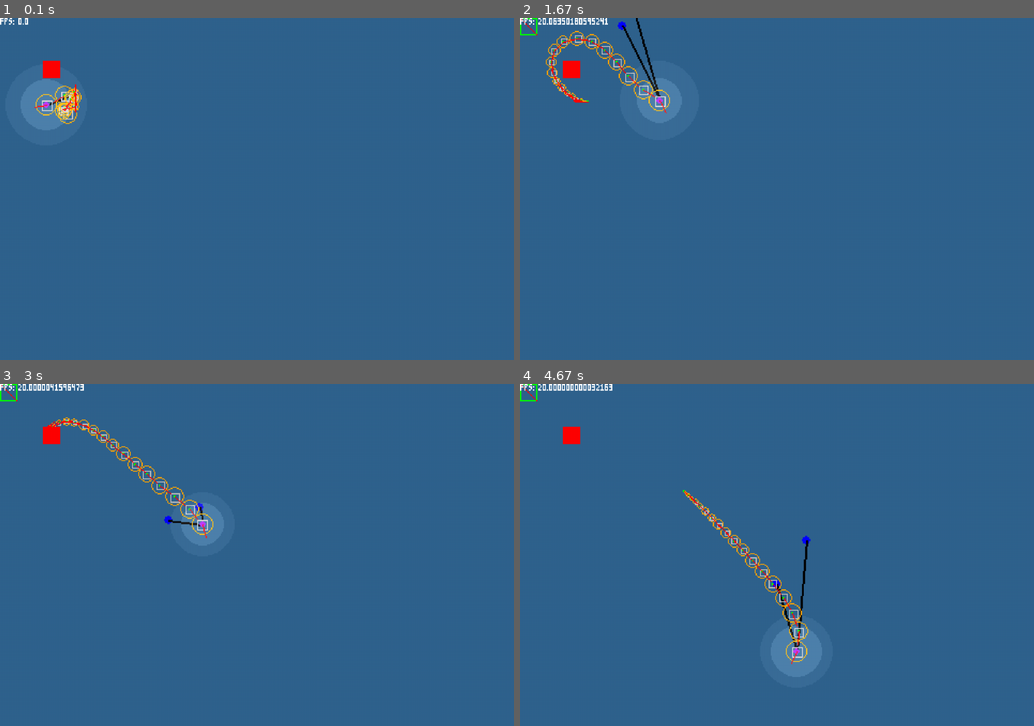
Above: before the commit, frames 1-4 (two rows, left to right).
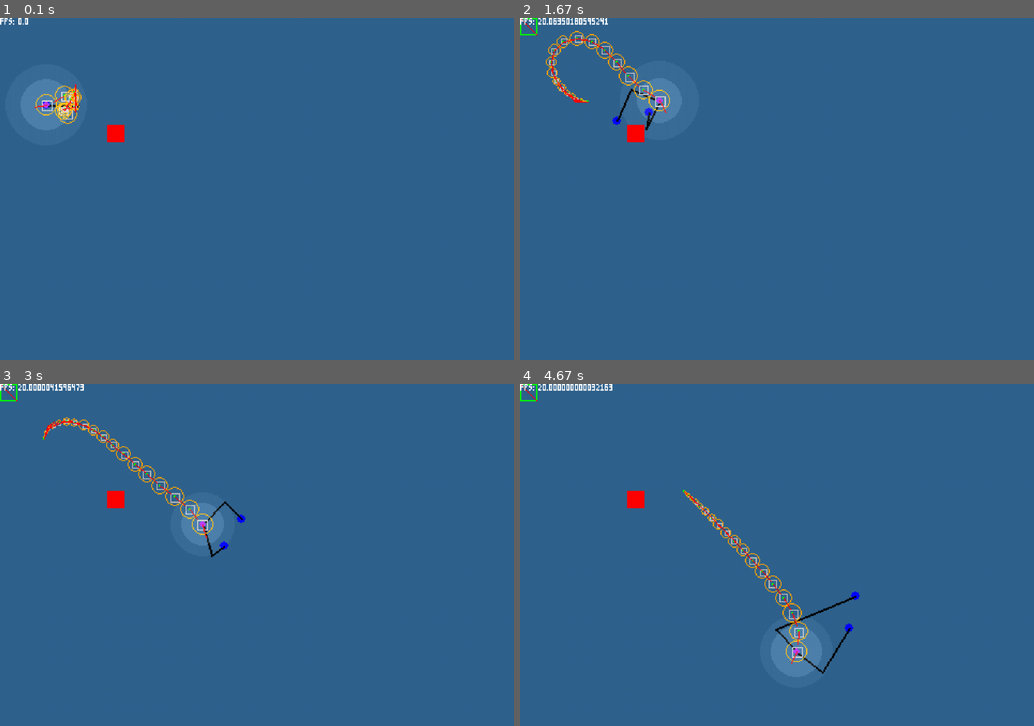
Above: after the commit, the same moments.

Repository: towella/testing-procedural-animation
Game: pygame game, started from code/main.py
Two runs of this game, one before a commit and one after it. Both use one fixed random seed, a clock stepped at 60 frames per second and the inputs below.
Inputs (mouse positions are in pixels of both pictures, inside the frame that each line leads up to):
- Up to frame 1 (0.1 s): no input
- Up to frame 2 (1.67 s): click (777, 189) at 0.38 s; tap Z at 0.73, 1.03 s; click (653, 192) at 0.75 s; tap X at 0.82 s; click (643, 62) at 1.23 s; click (653, 120) at 1.57 s
- Up to frame 3 (3 s): click (257, 596) at 1.9 s; click (185, 483) at 2.23 s; click (436, 643) at 2.57 s; click (87, 589) at 2.9 s
- Up to frame 4 (4.67 s): click (895, 469) at 3.23 s; click (653, 616) at 3.57 s; click (962, 633) at 3.9 s; click (622, 681) at 4.23 s

The runs differ from the first frame. In frame 1, 0.4% of the frame differs, in the area x 8-25%, y 12-37%; in frame 2, 0.8%; in frame 3, 0.6%; in frame 4, 0.9%, in the area x 8-67%, y 12-85%.

Commit message:
New Abstraction, New Lerp and Leg Fixes
- New lerp for feet that always reaches desired target in given time no matter distance (uses percentages of distance over time)
- Added abstraction (player init body, lerp funcs into support)
- Further abstraction. Leg is now its own class, referenced by body segment class, referenced by player class.
- Fixed left leg elbow in leg class. It now rotates the correct direction with down elbow inverse kinematics rather than up elbow.

Diff:
--- a/code/level.py
+++ b/code/level.py
@@ -41,7 +41,7 @@
         self.tile = pygame.sprite.Group()
         image = pygame.Surface((tile_size, tile_size))
         image.fill("red")
-        self.tile.add(CollideableTile((40, 40), (tile_size, tile_size), 0, image))
+        self.tile.add(CollideableTile((100, 100), (tile_size, tile_size), 0, image))
 
         # - get level data -
         '''tmx_data = load_pygame(resource_path(level_data))  # tile map file
--- a/code/lighting.py
+++ b/code/lighting.py
@@ -1,7 +1,7 @@
 import pygame
 from math import sin
 from random import randint
-from support import circle_surf, pos_for_center, raycast, get_rect_corners, get_angle, get_distance
+from support import circle_surf, pos_for_center, get_rect_corners, get_angle, get_distance
 
 
 class Light:
--- a/code/player.py
+++ b/code/player.py
@@ -1,7 +1,7 @@
 import pygame, math
 from game_data import tile_size, controller_map
 from lighting import Light
-from support import get_angle, get_distance
+from support import get_angle, get_distance, lerp2D
 
 
 # SET UP FOR PLATFORMER SINCE PLATFORMERS ARE HARDER TO CREATE A PLAYER FOR
@@ -16,15 +16,7 @@
         self.seg_spacing = segment_spacing
         self.max_seg_speed = 5
         self.max_flex = 30
-        self.points = []
-        self.points.append(Body_Segment(self.surface, spawn, self.seg_spacing, self.max_flex, self.max_seg_speed, True))
-        for i in range(segments - 1):
-            segment_spacing -= 1  # TODO TEST REMOVE (dynamically change spacing and circle size of segs)
-            if segment_spacing < 1:  # TODO TEST REMOVE
-                segment_spacing = 1  # TODO TEST REMOVE
-            self.points.append(Body_Segment(self.surface, spawn, segment_spacing, self.max_flex, self.max_seg_speed, False, self.points[i]))
-            self.points[i].set_child(self.points[i + 1])  # max i is length of points - 1 (head is added before loop)
-            # therefore child of last point (i) is i + 1
+        self.points = self.create_body(spawn, segments, segment_spacing)
         self.head = self.points[0]
 
         self.light_distance = 40
@@ -39,6 +31,23 @@
         self.collision_tolerance = tile_size
         self.corner_correction = 8  # tolerance for correcting player on edges of tiles (essentially rounded corners)
         self.vertical_corner_correction_boost = 4
+
+# -- initialisation --
+
+    # initialises the body
+    def create_body(self, spawn, segments, segment_spacing):
+        body_points = []
+
+        body_points.append(Body_Segment(self.surface, spawn, self.seg_spacing, self.max_flex, self.max_seg_speed, True))
+        for i in range(segments - 1):
+            segment_spacing -= 1  # TODO TEST REMOVE (dynamically change spacing and circle size of segs)
+            if segment_spacing < 1:  # TODO TEST REMOVE
+                segment_spacing = 1  # TODO TEST REMOVE
+            body_points.append(Body_Segment(self.surface, spawn, segment_spacing, self.max_flex, self.max_seg_speed, False, body_points[i]))
+            body_points[i].set_child(body_points[i + 1])  # max i is length of points - 1 (head is added before loop)
+            # therefore child of last point (i) is i + 1
+
+        return body_points
 
 # -- checks --
 
@@ -90,15 +99,7 @@
     def player_respawn(self, spawn):
         self.rect.x, self.rect.y = spawn.x, spawn.y  # set position to respawn point
         self.sync_hitbox()
-        if spawn.player_facing == 'right':
-            self.facing_right = 1
-        else:
-            self.facing_right = -1
         self.direction = pygame.math.Vector2(0, 0)  # reset movement
-        self.dashing = False  # end any dashes on respawn
-        self.dash_timer = self.dash_max  # prevent dash immediately on reset
-        self.crouching = False  # end any crouching on respawn
-        self.jumping = False  # end any jumps on respawn
         self.respawn = False
 
 # -- movement methods --
@@ -337,20 +338,8 @@
 
         # legs
         self.has_legs = legs
-        # TODO should these be intialised with a point??
-        self.lfoot = None
-        self.rfoot = None
-        self.lfoot_target = None
-        self.rfoot_target = None
-        self.rfoot_move = False
-        self.lfoot_move = False
-        if self.has_legs:
-            # TODO testing make better later
-            self.lfoot = [self.pos[0], self.pos[1]]
-            self.rfoot = [self.pos[0], self.pos[1]]
-
-        self.max_leg_distance = 60  # maximum amount of frames legs will stay still when moving TODO make input param
-        self.leg_distances = [0, 0]
+        self.legs = [Leg(self.surface, self.pos, 1, True, True),
+                     Leg(self.surface, self.pos, 1, False, False)]
 
         # segment values
         self.seg_spacing = segment_spacing
@@ -413,80 +402,6 @@
         self.direction.x += math.sin(angle) * displacement
         self.direction.y += math.cos(angle) * displacement
 
-    # --- LEGS ---
-
-    # TODO OPTIMISE ESPECIALLY USE OF TRIG
-    def calculate_legs(self):
-        rotation = math.radians(self.rot)
-        relative_angle = 50  # TODO make param
-        left_angle = math.radians(self.rot + relative_angle)
-        right_angle = math.radians(self.rot - relative_angle)
-
-        x_displace = 20  # TODO make param
-        y_displace = 40  # TODO make param
-        y_displace = (math.sin(rotation) * y_displace, math.cos(rotation) * y_displace)
-
-        lerp = 5  # TODO make param
-        lerp_tolerance = lerp  # TODO make param
-
-        # -- Calculate foot target if not moving foot --
-        if not self.lfoot_move:
-            self.lfoot_target = [self.pos[0] + math.sin(left_angle) * x_displace + y_displace[0],
-                                 self.pos[1] + math.cos(left_angle) * x_displace + y_displace[1]]
-        if not self.rfoot_move:
-            self.rfoot_target = [self.pos[0] + math.sin(right_angle) * x_displace + y_displace[0],
-                                 self.pos[1] + math.cos(right_angle) * x_displace + y_displace[1]]
-
-            # -- Move Feet --
-        # TODO change lerp algorithm (slow>fast not fast>slow)
-        if self.leg_distances[0] > self.max_leg_distance or self.lfoot_move:
-            self.leg_distances[0] = 0
-            self.lfoot_move = True
-            self.lfoot[0] += (self.lfoot_target[0] - self.lfoot[0]) // lerp
-            self.lfoot[1] += (self.lfoot_target[1] - self.lfoot[1]) // lerp
-            if abs(self.lfoot_target[0] - self.lfoot[0]) <= lerp_tolerance:
-                self.lfoot_move = False
-
-        if self.leg_distances[1] > self.max_leg_distance or self.rfoot_move:
-            self.leg_distances[1] = 0
-            self.rfoot_move = True
-            self.rfoot[0] += (self.rfoot_target[0] - self.rfoot[0]) // lerp
-            self.rfoot[1] += (self.rfoot_target[1] - self.rfoot[1]) // lerp
-            # stop move if foot is at target (within tollerance range)
-            if abs(self.rfoot_target[0] - self.rfoot[0]) <= lerp_tolerance:
-                self.rfoot_move = False
-
-
-    def draw_legs(self):
-        # TODO name variables better and optimise
-        leg_seg_length = self.max_leg_distance // 2
-        # -- right leg --
-        b = get_distance(self.pos, self.rfoot)
-        law_cosines = (leg_seg_length**2 + b**2 - leg_seg_length**2) / (2 * leg_seg_length * b)
-        if law_cosines > 1:
-            law_cosines = 1
-        elif law_cosines < -1:
-            law_cosines = -1
-        angle = math.acos(law_cosines) + math.radians(get_angle(self.pos, self.rfoot))
-        # find elbow
-        elbow = [self.pos[0] + math.sin(angle) * leg_seg_length, self.pos[1] + math.cos(angle) * leg_seg_length]
-        # render
-        pygame.draw.line(self.surface, 'black', self.pos, elbow, 2)
-        pygame.draw.line(self.surface, 'black', elbow, self.rfoot, 2)
-
-        # -- left leg --
-        b = get_distance(self.pos, self.lfoot)
-        law_cosines = (leg_seg_length ** 2 + b ** 2 - leg_seg_length ** 2) / (2 * leg_seg_length * b)
-        if law_cosines > 1:
-            law_cosines = 1
-        elif law_cosines < -1:
-            law_cosines = -1
-        angle = math.acos(law_cosines) + math.radians(get_angle(self.pos, self.lfoot))
-        # find elbow
-        elbow = [self.pos[0] + math.sin(angle) * leg_seg_length, self.pos[1] - math.cos(angle) * leg_seg_length]
-        # render
-        pygame.draw.line(self.surface, 'black', self.pos, elbow, 2)
-        pygame.draw.line(self.surface, 'black', elbow, self.lfoot, 2)
 
     # --- COLLISIONS ---
 
@@ -624,37 +539,153 @@
         self.pos[0] += self.direction.x
         self.pos[1] += self.direction.y
 
-        distance = math.sqrt(self.direction.x**2 + self.direction.y**2)
-        self.leg_distances[0] += distance
-        self.leg_distances[1] += distance
-
         # TODO try syncing code first before collisions
         self.hitbox.center = self.pos  # sync hitbox after pos moved
-        '''self.collision_x(tiles)
-        self.collision_y(tiles)'''
-
+        #self.collision_x(tiles)
+        #self.collision_y(tiles)
+
+        # -- update legs --
+        distance = math.sqrt(self.direction.x ** 2 + self.direction.y ** 2)
         if self.has_legs:
-            self.calculate_legs()
+            for leg in self.legs:
+                leg.update(self.pos, self.rot, distance)
 
     def draw(self):
-        # feet
+        # -- feet --
         if self.has_legs:
-            pygame.draw.circle(self.surface, 'blue', self.lfoot, 4)
-            pygame.draw.circle(self.surface, 'blue', self.rfoot, 4)
-
-            # TODO test
-            pygame.draw.line(self.surface, 'black', self.pos, self.lfoot, 2)
-            pygame.draw.line(self.surface, 'black', self.pos, self.rfoot, 2)
-            #self.draw_legs()
-
+            for leg in self.legs:
+                leg.draw()
+
+        # -- body --
         if self.head:
             pygame.draw.circle(self.surface, 'purple', self.pos, 3)
         else:
             pygame.draw.circle(self.surface, 'green', self.pos, 1)
         pygame.draw.circle(self.surface, 'orange', self.pos, self.radius, 1)
-        pygame.draw.rect(self.surface, 'grey', self.hitbox, 1)
-        # TODO debug self.rot
+
+        pygame.draw.rect(self.surface, 'grey', self.hitbox, 1)  # TODO TESTING hitbox
+
+        # TODO TESTING self.rot
         x = math.sin(math.radians(self.rot)) * 12
         y = math.cos(math.radians(self.rot)) * 12
         epos = (self.pos[0] + x, self.pos[1] + y)
         pygame.draw.line(self.surface, 'red', self.pos, epos, 1)
+
+
+class Leg:
+    def __init__(self, surface, anchor, num_elbows, right_foot, up_elbow=True):
+        # general
+        self.surface = surface
+        self.anchor = anchor  # where the leg is joined to the parent object
+        self.rot = 0  # keeps track of leg rotation
+
+        # foot
+        self.right_foot = right_foot
+        self.foot = anchor  # the leg's foot point
+        self.foot_target = None  # target the foot moves to
+        self.foot_move = False
+
+        # elbows
+        self.num_elbows = num_elbows  # number of leg segments (elbows to be found)
+        self.up_elbow = up_elbow  # whether the elbows face up or down using inverse kinematics
+
+        # leg
+        self.max_leg_distance = 60  # maximum amount of frames legs will stay still when moving TODO make input param
+        self.leg_distance = 0
+
+        # lerp
+        self.lerp_increment = 0.05  # value added to lerp per frame when required
+        self.lerp = 0
+
+    # TODO optimise use of trig
+    def update(self, pos, rot, distance):
+        self.anchor = pos
+        self.rot = rot
+        self.leg_distance += distance
+
+        rotation = math.radians(self.rot)
+        relative_angle = 50  # TODO make param
+        left_angle = math.radians(self.rot + relative_angle)
+        right_angle = math.radians(self.rot - relative_angle)
+
+        x_displace = 20  # TODO make param
+        y_displace = 40  # TODO make param
+        y_displace = (math.sin(rotation) * y_displace, math.cos(rotation) * y_displace)
+
+        # -- Calculate foot target if not moving foot --
+        # left foot
+        if not self.foot_move and not self.right_foot:
+            self.foot_target = [self.anchor[0] + math.sin(left_angle) * x_displace + y_displace[0],
+                                self.anchor[1] + math.cos(left_angle) * x_displace + y_displace[1]]
+        # right foot
+        if not self.foot_move and self.right_foot:
+            self.foot_target = [self.anchor[0] + math.sin(right_angle) * x_displace + y_displace[0],
+                                self.anchor[1] + math.cos(right_angle) * x_displace + y_displace[1]]
+
+        # -- Move Feet --
+        # Lerps feet towards targets (always makes it in time no matter distance because % distance is used)
+        if self.leg_distance > self.max_leg_distance:
+            self.leg_distance = 0
+            self.foot_move = True
+        # lerp (end lerp if at 100%)
+        if self.foot_move:
+            self.foot = lerp2D(self.foot, self.foot_target, self.lerp)
+            self.lerp += self.lerp_increment
+            # stop and reset lerp if at 100% (foot at target)
+            if self.lerp >= 1:
+                self.foot_move = False
+                self.lerp = 0
+
+        # Lerps feet towards targets (always makes it in time no matter distance because % distance is used)
+        # activate lerp
+        if self.leg_distance > self.max_leg_distance:
+            self.leg_distance = 0
+            self.foot_move = True
+        # lerp (end lerp if at 100%)
+        if self.foot_move:
+            self.foot = lerp2D(self.foot, self.foot_target, self.lerp)
+            self.lerp += self.lerp_increment
+            # stop and reset lerp if at 100% (foot at target)
+            if self.lerp >= 1:
+                self.foot_move = False
+                self.lerp = 0
+
+    # TODO optimise use of trig
+    def draw(self):
+        # ------------ FOOT BALLS ---------------
+        pygame.draw.circle(self.surface, 'blue', self.foot, 4)
+
+        #------------- LEG LINES ----------------
+        # TODO name variables better and optimise
+        leg_seg_length = self.max_leg_distance // 2
+
+        b = get_distance(self.anchor, self.foot)
+        # b can not be 0 (division by 0 error) May start as zero when anchor == foot meaning leg distance = 0
+        if b == 0:
+            b = 1
+
+        law_cosines = (leg_seg_length ** 2 + b ** 2 - leg_seg_length ** 2) / (2 * leg_seg_length * b)
+        # prevent law_cosines from causing error when being passed into cos: [-1, 1]
+        if law_cosines > 1:
+            law_cosines = 1
+        elif law_cosines < -1:
+            law_cosines = -1
+
+        # TODO left leg is the problem
+
+        # Find elbows
+        if self.up_elbow:
+            # --- Up Elbow ---  (right)
+            angle = math.acos(law_cosines) + math.radians(get_angle(self.anchor, self.foot))
+            # find elbow
+            elbow = [self.anchor[0] + math.sin(angle) * leg_seg_length, self.anchor[1] + math.cos(angle) * leg_seg_length]
+
+        else:
+            # --- Down Elbow ---  (left)
+            angle = math.radians(get_angle(self.anchor, self.foot)) - math.acos(law_cosines)
+            # find elbow
+            elbow = [self.anchor[0] - math.sin(angle) * leg_seg_length, self.anchor[1] - math.cos(angle) * leg_seg_length]
+
+        # Render
+        pygame.draw.line(self.surface, 'black', self.anchor, elbow, 2)
+        pygame.draw.line(self.surface, 'black', elbow, self.foot, 2)
--- a/code/support.py
+++ b/code/support.py
@@ -3,7 +3,7 @@
 from game_data import tile_size
 
 
-# -- import functions --
+# -- IMPORT FUNCTIONS --
 
 # allows paths to be used for both normal running in PyCharm and as an .exe
 def resource_path(relative_path):
@@ -83,7 +83,7 @@
     return cut_tiles
 
 
-# -- procedural pixel art --
+# -- PROCEDURAL GRAPHICS --
 
 def swap_colour(img, old_c, new_c):
     img.set_colorkey(old_c)
@@ -125,26 +125,20 @@
     return surf
 
 
-# -- physics --
-# TODO optimise raycast algorithm
-def raycast(angle, pos, max_distance, tiles):
-    angle = angle * math.pi / 180  # angle of the raycast in RADIANS
-    x = 0
-    y = 0
-    max_distance = round(max_distance)
-    # stepping by 2 introduces margin of error +-2px but also reduces load on checks
-    for hyp in range(0, max_distance, 2):
-        # we know theta (dir) and we're trying to find the x and y values for the given point on the ray.
-        x = math.cos(angle) * hyp  # cos returns ratio from radians
-        y = -(math.sin(angle) * hyp)  # sin returns ratio from radians. Y must be negative because pygame axis is flipped
-        for tile in tiles:
-            if tile.hitbox.collidepoint((pos[0] + x, pos[1] + y)):
-                return (pos[0] + x, pos[1] + y)  # returns collision point
+# -- UTILITIES --
 
-    return (pos[0] + x, pos[1] + y)  # returns maximum coordinate value for ray
+# uses distance between points to lerp based on time between 0 and 1 (acts as % travelled)
+# returns updated val1 position
+def lerp1D(val1, val2, t):
+    return val1 + (val2 - val1) * t
 
 
-# -- UTILITIES --
+# uses distance between points to lerp based on time between 0 and 1 (acts as % travelled)
+# returns updated point1 position
+def lerp2D(point1, point2, t):
+    return [lerp1D(point1[0], point2[0], t),
+            lerp1D(point1[1], point2[1], t)]
+
 
 def get_rect_corners(rect):
     return [rect.topleft, rect.topright, rect.bottomright, rect.bottomleft]
Not shown, changed: TODO
